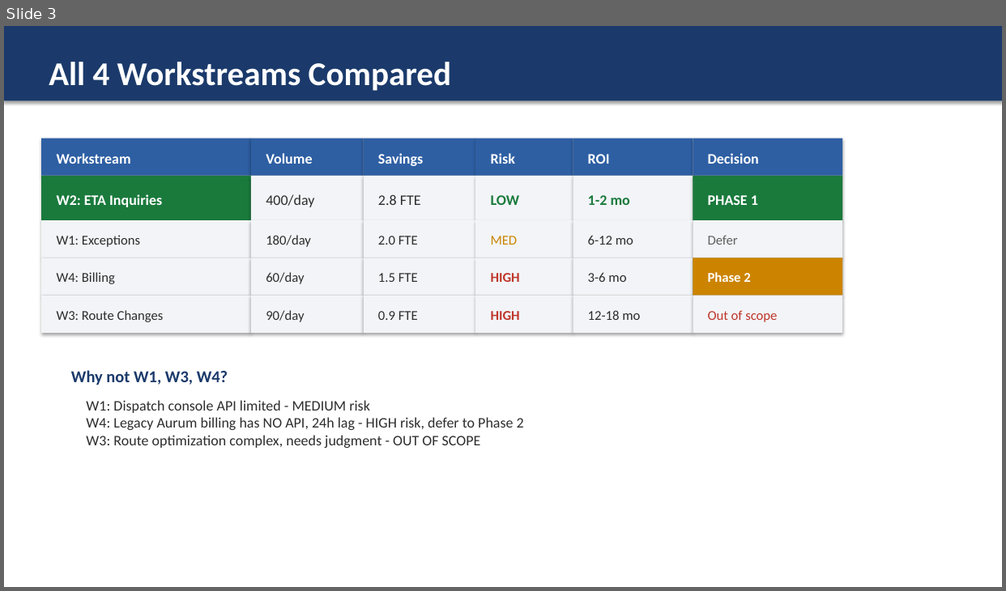
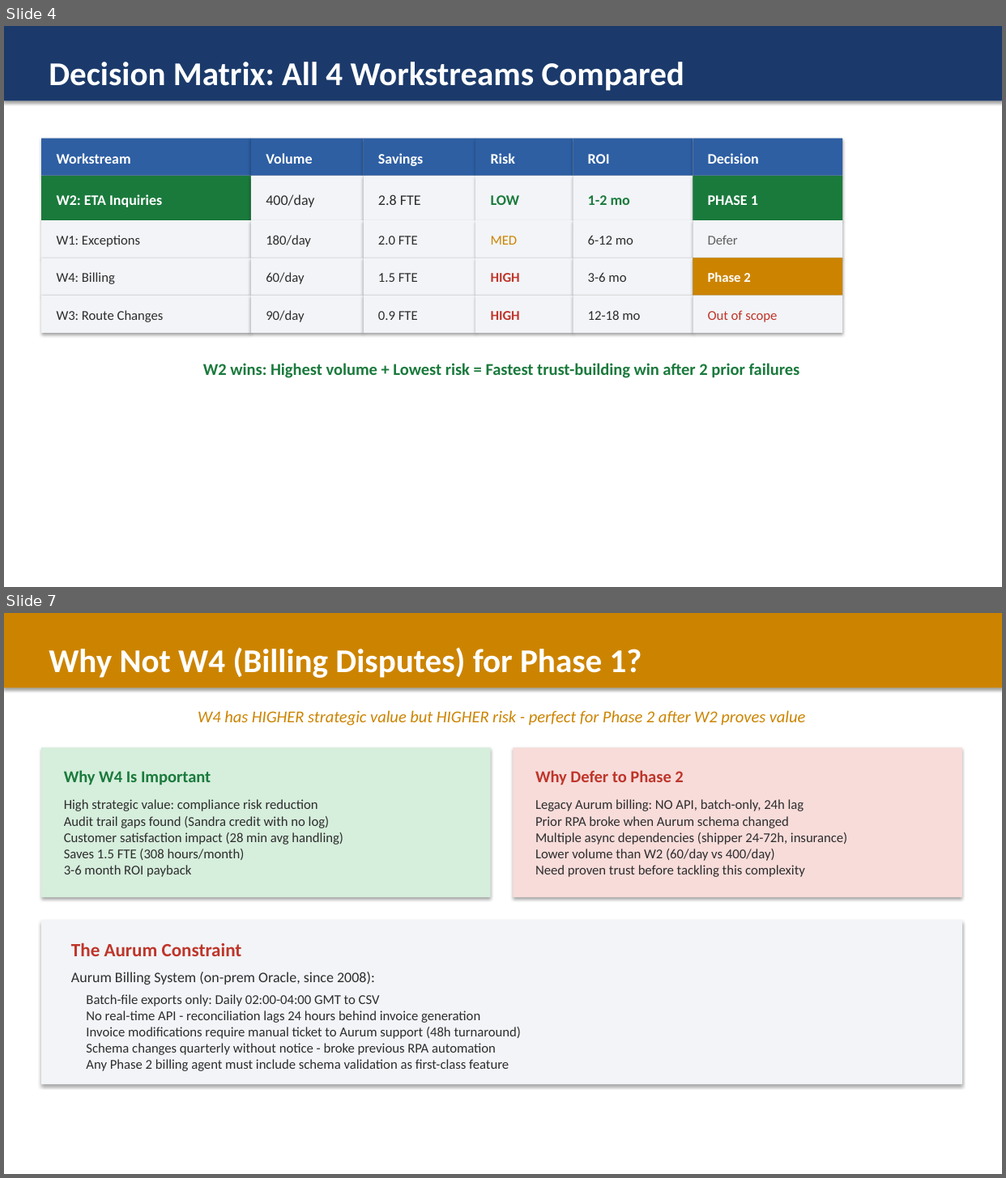
Before and after one commit to aohagan1234/FDE-practice-week2, a slide deck: FDE-assessment-week2/Gate2-Final-Presentation.pptx. Shown one above the other, each under a label of ours: slide 3 before the commit, slides 4 and 7 after it; the slides between them are not shown. The pictures are 1006x591 and 1006x1178 pixels, drawn with LibreOffice and Linux fonts; fonts in the diff are those of the drawing. Boxes give left, top, right and bottom in pixels: in the first picture for what was removed or moved away, otherwise in the second. Text is boxed around its words. In the diff, an @@ line names an element or a change of style, - is before the commit and + after.

```diff
--- a/FDE-assessment-week2/Gate2-Final-Presentation.pptx
+++ b/FDE-assessment-week2/Gate2-Final-Presentation.pptx
@@ slide 7 added at [4, 613, 1002, 1174], background #FFFFFF @@
@@ rectangle added at [4, 613, 1002, 688], fill #CC8400 @@
@@ text added at [49, 647, 642, 678], 32 pt, text #FFFFFF, bold @@
+Why Not W4 (Billing Disputes) for Phase 1?
@@ text added at [198, 710, 806, 726], 16 pt, text #CC8400, italic @@
+W4 has HIGHER strategic value but HIGHER risk - perfect for Phase 2 after W2 proves value
@@ rectangle added at [41, 747, 491, 897], fill #D6EEDC @@
@@ rectangle added at [513, 747, 962, 897], fill #F7DCDA @@
@@ text added at [64, 770, 211, 786], 16 pt, text #1A7A3C, bold @@
+Why W4 Is Important
@@ text added at [535, 770, 683, 785], 16 pt, text #BF352A, bold @@
+Why Defer to Phase 2
@@ text added at [64, 799, 343, 877], 13 pt, text #2D2D2D @@
+High strategic value: compliance risk reduction
+Audit trail gaps found (Sandra credit with no log)
+Customer satisfaction impact (28 min avg handling)
+Saves 1.5 FTE (308 hours/month)
+3-6 month ROI payback
@@ text added at [535, 799, 847, 877], 13 pt, text #2D2D2D @@
+Legacy Aurum billing: NO API, batch-only, 24h lag
+Prior RPA broke when Aurum schema changed
+Multiple async dependencies (shipper 24-72h, insurance)
+Lower volume than W2 (60/day vs 400/day)
+Need proven trust before tackling this complexity
@@ rectangle added at [41, 920, 962, 1084], fill #F2F4F7 @@
@@ text added at [71, 943, 242, 956], 18 pt, text #BF352A, bold @@
+The Aurum Constraint
@@ text added at [71, 972, 375, 985], 14 pt, text #2D2D2D @@
+Aurum Billing System (on-prem Oracle, since 2008):
@@ text added at [86, 995, 521, 1071], 13 pt, text #2D2D2D @@
+Batch-file exports only: Daily 02:00-04:00 GMT to CSV
+No real-time API - reconciliation lags 24 hours behind invoice generation
+Invoice modifications require manual ticket to Aurum support (48h turnaround)
+Schema changes quarterly without notice - broke previous RPA automation
+Any Phase 2 billing agent must include schema validation as first-class feature
@@ what was slide 3 is now slide 4 @@
@@ slide 4 changed as well @@
@@ text at [49, 62, 684, 91]: text changed @@
-All 4 Workstreams Compared
+Decision Matrix: All 4 Workstreams Compared
@@ text at [203, 363, 800, 378]: text changed; text colour #1B3A6B to #1A7A3C @@
-Why not W1, W3, W4?
+W2 wins: Highest volume + Lowest risk = Fastest trust-building win after 2 prior failures
@@ text removed at [86, 400, 524, 448] @@
-W1: Dispatch console API limited - MEDIUM risk
-W4: Legacy Aurum billing has NO API, 24h lag - HIGH risk, defer to Phase 2
-W3: Route optimization complex, needs judgment - OUT OF SCOPE
```
Also in this commit, not shown: 3 other slides changed, 4 other slides added, 1 slide removed, 1 other file.
